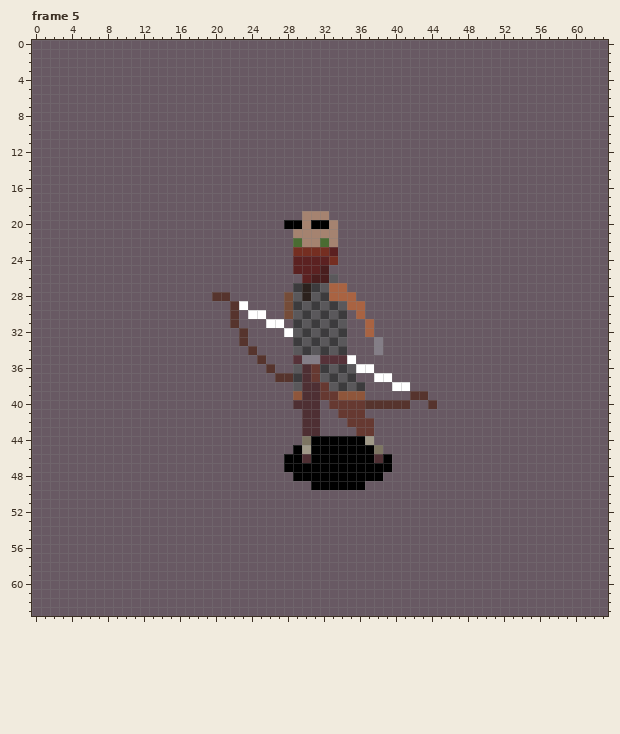
Edited in one commit: pixel-art file (assets/aseprite/human/human_melee_ranged_bow_death.ase). This is how it looked before the edit.
64x64 pixels, 11 frames. Shown: frame 5. The commit also changed other frames, which this record leaves out.
Once edited:
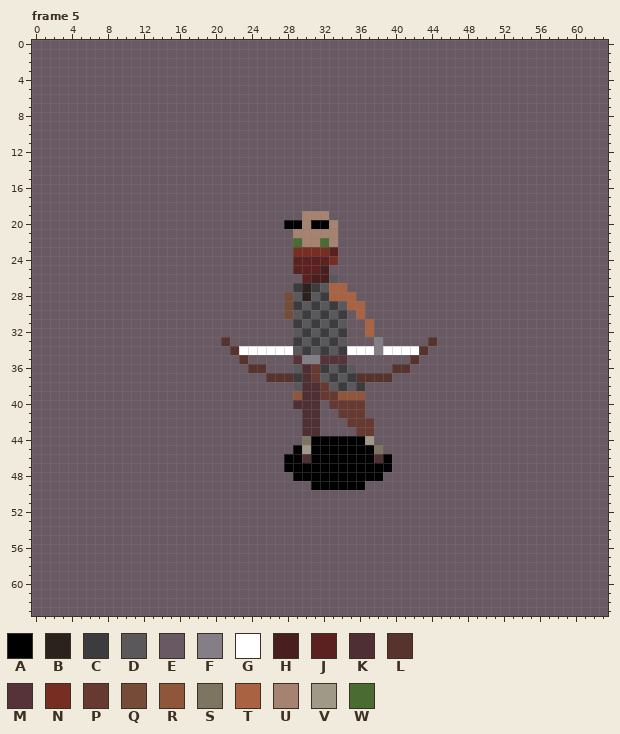
Palette (. is transparent): A #000000  B #2b211d  C #3c3b3d  D #5a585b  E #685963  F #847e87  G #ffffff  H #491e1e  J #5b2121  K #4e2f33  L #56342d  M #563239  N #752e21  P #663931  Q #754c38  R #8f563b  S #7d7562  T #a96342  U #a58370  V #a09988  W #4a6c32
Commit message: Human bow animations done - TODO: parse texture atlases
From old to new:
--- frame 5, layer "back (arms)/weapons/bow"
@@ x 18..46 @@
 27 EEEEEEEEEEECBCDTTEEEEEEEEEEEE
-28 EELLEEEEEEQDBDCTTTEEEEEEEEEEE
-29 EEEELGEEEEQCDCDCDTTEEEEEEEEEE
-30 EEEELEGGEEQDCDCDCETEEEEEEEEEE
-31 EEEELEEEGGECDCDCDEETEEEEEEEEE
-32 EEEEELEEEEGDCDCDCEETEEEEEEEEE
-33 EEEEELEEEEECDCDCDEEEFEEEEEEEE
-34 EEEEEELEEEEDCDCDCEEEFEEEEEEEE
-35 EEEEEEELEEEMFFMMMGEEEEEEEEEEE
-36 EEEEEEEELEEDKPCDCDGGEEEEEEEEE
-37 EEEEEEEEELLCKPDCDCEEGGEEEEEEE
-38 EEEEEEEEEEEDKKPDCDCEEEGGEEEEE
-39 EEEEEEEEEEERKKPPRRREEEEELLEEE
-40 EEEEEEEEEEEKKKEPPPPLLLLLEELEE
+28 EEEEEEEEEEQDBDCTTTEEEEEEEEEEE
+29 EEEEEEEEEEQCDCDCDTTEEEEEEEEEE
+30 EEEEEEEEEEQDCDCDCETEEEEEEEEEE
+31 EEEEEEEEEEECDCDCDEETEEEEEEEEE
+32 EEEEEEEEEEEDCDCDCEETEEEEEEEEE
+33 EEELEEEEEEECDCDCDEEEFEEEEELEE
+34 EEEELGGGGGGDCDCDCGGGFGGGGLEEE
+35 EEEEELEEEEEMFFMMMEEEEEEELEEEE
+36 EEEEEELLEEEDKPCDCDEEEELLEEEEE
+37 EEEEEEEELLLCKPDCDCLLLLEEEEEEE
+38 EEEEEEEEEEEDKKPDCDCEEEEEEEEEE
+39 EEEEEEEEEEERKKPPRRREEEEEEEEEE
+40 EEEEEEEEEEEKKKEPPPPEEEEEEEEEE
 41 EEEEEEEEEEEEKKEEPPPEEEEEEEEEE
Pixel boxes of the changes (left, top, right, bottom) in both pictures:
changed: (212, 292, 293, 382)
changed: (347, 337, 437, 409)
